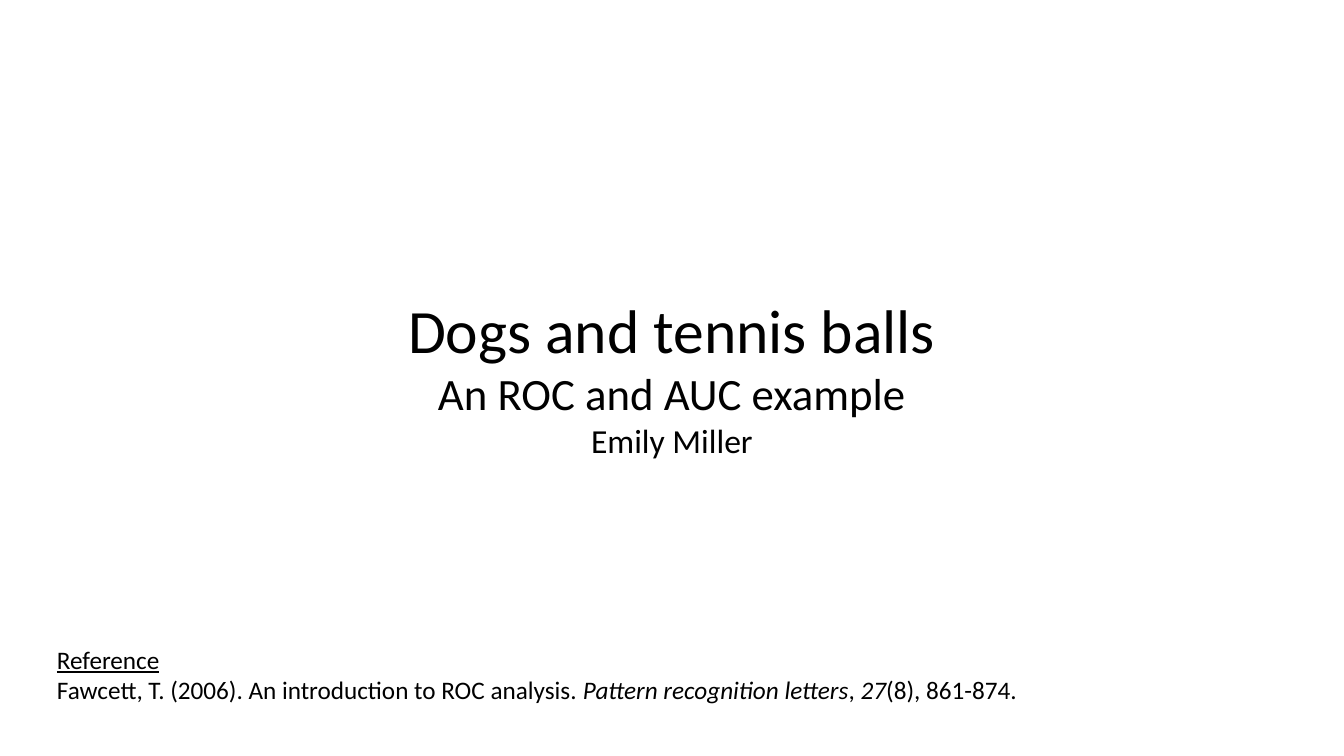
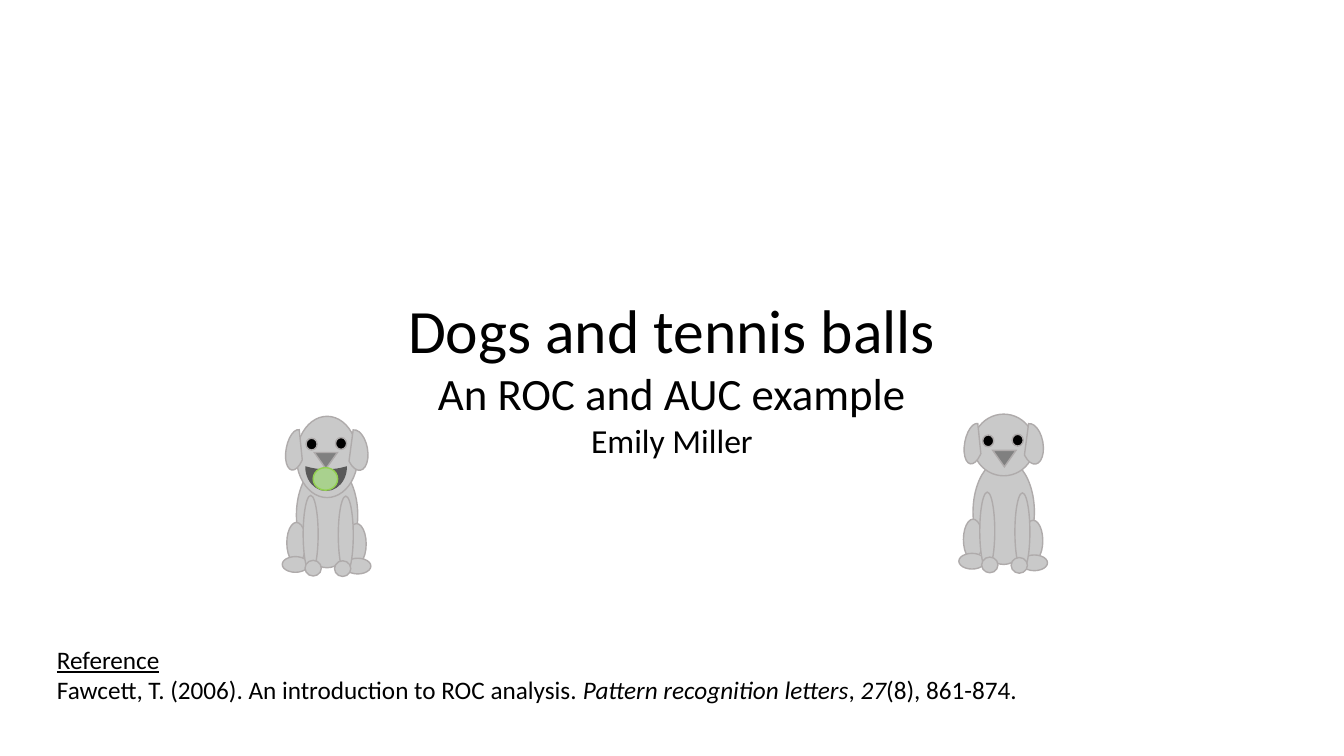
Before and after one commit to joinontrue/work_samples, a slide deck: slide 1 of Dogs_and_tennis_balls/Dogs_and_tennis_balls.pptx. Drawn at 1344x756 pixels with LibreOffice and Linux fonts; fonts in the diff are those of the drawing. Boxes give left, top, right and bottom in pixels: in the first picture for what was removed or moved away, otherwise in the second. Text is boxed around its words. In the diff, an @@ line names an element or a change of style, - is before the commit and + after.

```diff
--- a/Dogs_and_tennis_balls/Dogs_and_tennis_balls.pptx
+++ b/Dogs_and_tennis_balls/Dogs_and_tennis_balls.pptx
@@ group added at (x1=282, y1=416, x2=371, y2=577): 13 ellipses, 2 chord (boxed as its full ellipse)s, 1 triangle, 1 moon @@
@@ group added at (x1=959, y1=414, x2=1048, y2=574): 12 ellipses, 2 chord (boxed as its full ellipse)s, 1 triangle @@
```
Also in this commit, not shown: 1 other file.
